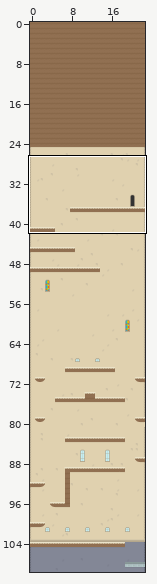
Tiled map: EdgeCandy/Content/Levels/level.tmx. The picture above shows the old version from afar; the outline marks the close-up.
Close-up. Earlier state:
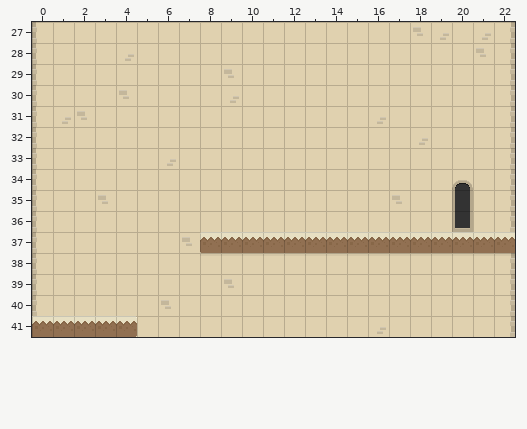
Cells are 21x21 px. Shown: x 0..22, y 27..41. The commit also changed other parts of the map, which this record leaves out.
New version:
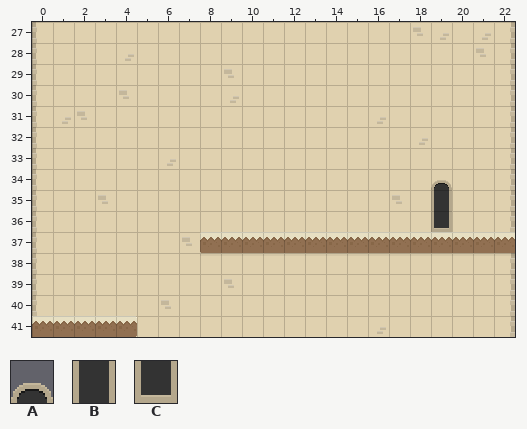
Key: from "tileset": A 822, B 852, C 882.
_ is an empty cell.
The edit:
Layer "Foreground":
Tile A now appears in row 34 at x 19.
Tile B now appears in row 35 at x 19.
Tile C now appears in row 36 at x 19.
Tile A is removed in row 34 at x 20.
Tile B is removed in row 35 at x 20.
Tile C is removed in row 36 at x 20.
Pixel boxes of the changes (left, top, right, bottom) in both close-ups:
changed: (431, 180, 473, 232)
